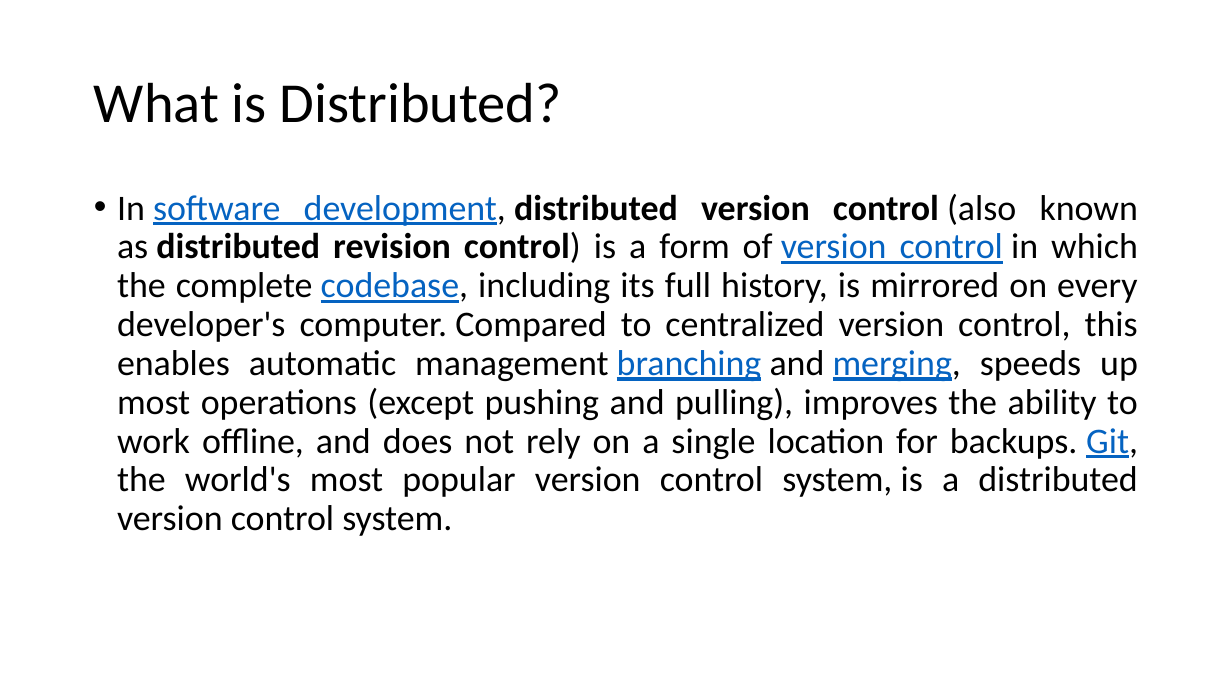
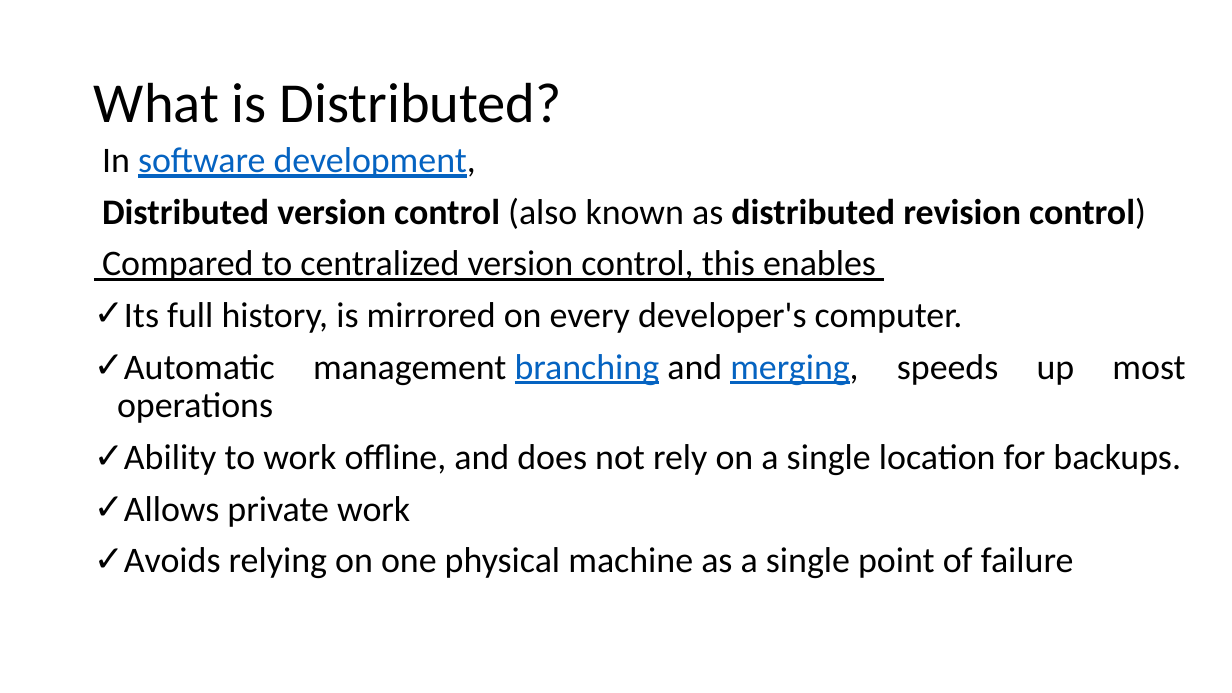
Before and after one commit to mhgulen/Dosyalar, a slide deck: slide 9 of Version Control Protocols.pptx (slide 10 before the commit). Drawn at 1232x693 pixels with LibreOffice and Linux fonts; fonts in the diff are those of the drawing. Boxes give left, top, right and bottom in pixels: in the first picture for what was removed or moved away, otherwise in the second. Text is boxed around its words. In the diff, an @@ line names an element or a change of style, - is before the commit and + after.

```diff
--- a/Version Control Protocols.pptx
+++ b/Version Control Protocols.pptx
@@ text at [102, 147, 1185, 578]: text changed @@
-• In software development, distributed version control (also known as distributed revision control) is a form of version control in which the complete codebase, including its full history, is mirrored on every developer's computer. Compared to centralized version control, this enables automatic management branching and merging, speeds up most operations (except pushing and pulling), improves the ability to work offline, and does not rely on a single location for backups. Git, the world's most popular version control system, is a distributed version control system.
+In software development,
+Distributed version control (also known as distributed revision control)
+Compared to centralized version control, this enables
+✓ Its full history, is mirrored on every developer's computer.
+✓ Automatic management branching and merging, speeds up most operations
+✓ Ability to work offline, and does not rely on a single location for backups.
+✓ Allows private work
+✓ Avoids relying on one physical machine as a single point of failure
```
Also in this commit, not shown: 13 other slides changed, 2 slides removed.
